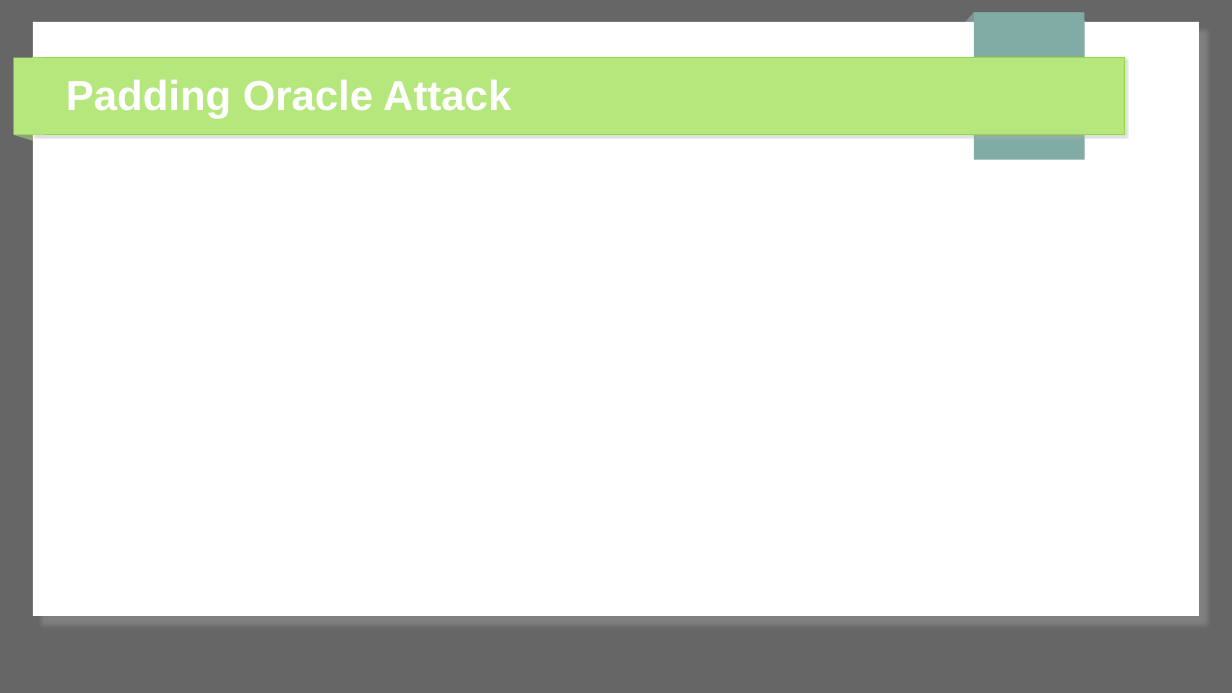
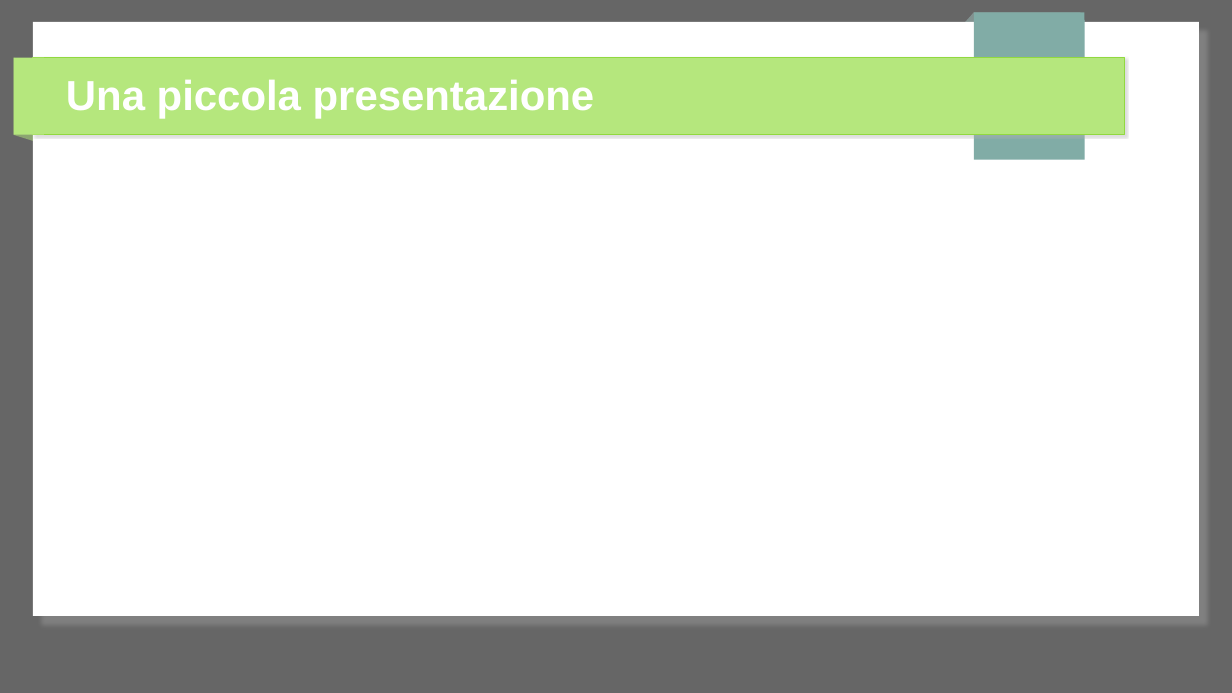
Before and after one commit to 0xfederico/cryptography-attacks, a slide deck: slide 2 of 01-padding oracle attack/presentations/Presentazione linux day 28 ottobre 2023.odp (slide 1 before the commit). Drawn at 1232x693 pixels with LibreOffice and Linux fonts; fonts in the diff are those of the drawing. Boxes give left, top, right and bottom in pixels: in the first picture for what was removed or moved away, otherwise in the second. Text is boxed around its words. In the diff, an @@ line names an element or a change of style, - is before the commit and + after.

```diff
--- a/01-padding oracle attack/presentations/Presentazione linux day 28 ottobre 2023.odp
+++ b/01-padding oracle attack/presentations/Presentazione linux day 28 ottobre 2023.odp
@@ title at bbox=[66, 79, 595, 118]: text changed @@
-Padding Oracle Attack
+Una piccola presentazione
```
Also in this commit, not shown: 1 other slide changed, 1 slide added.
